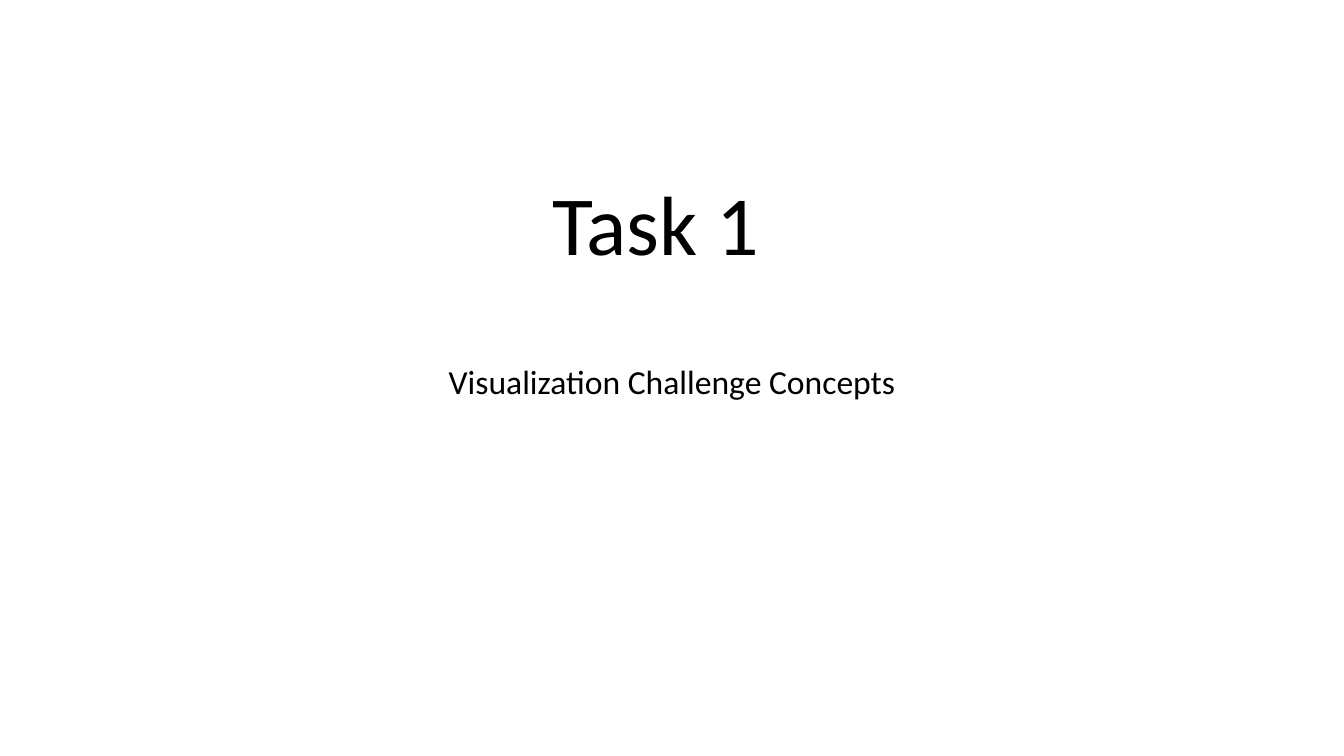
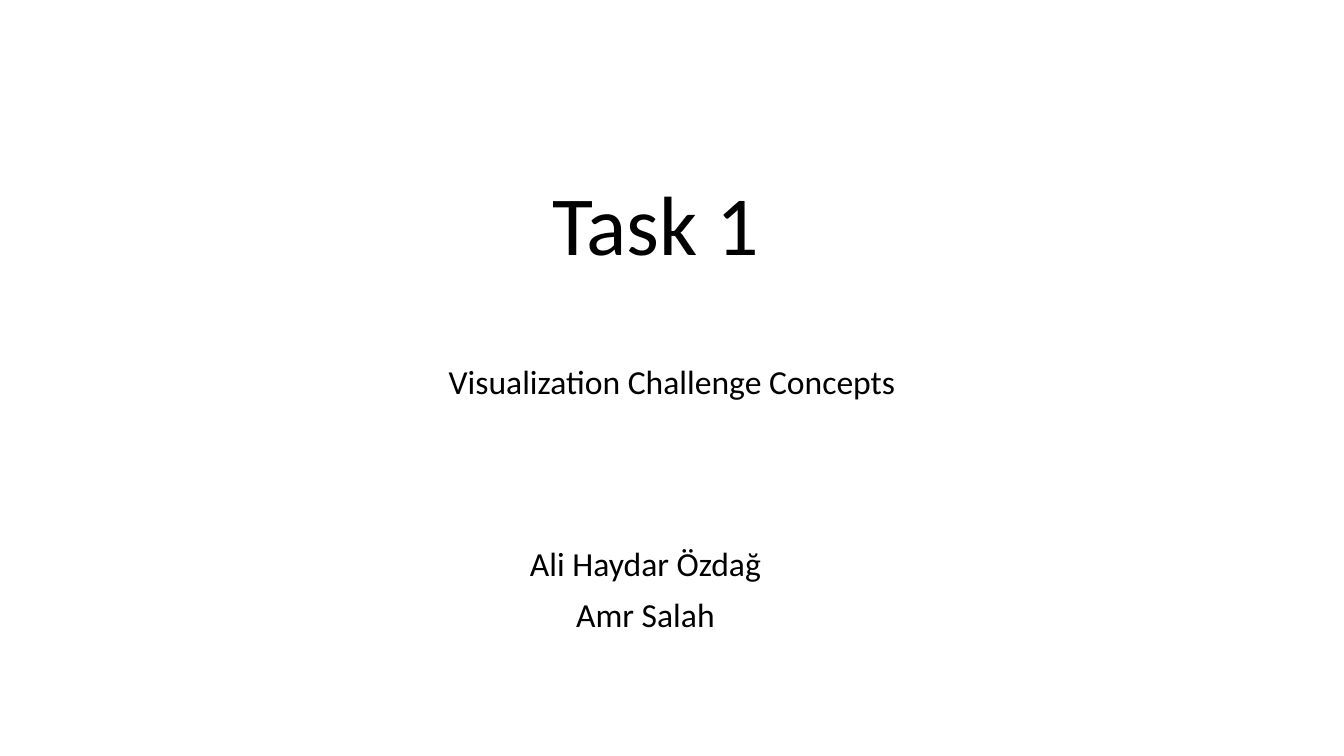
Before and after one commit to Amr0Salah/Data-Visualization, a slide deck: slide 1 of Slides/Task1.pptx. Drawn at 1344x756 pixels with LibreOffice and Linux fonts; fonts in the diff are those of the drawing. Boxes give left, top, right and bottom in pixels: in the first picture for what was removed or moved away, otherwise in the second. Text is boxed around its words. In the diff, an @@ line names an element or a change of style, - is before the commit and + after.

```diff
--- a/Slides/Task1.pptx
+++ b/Slides/Task1.pptx
@@ text added at (530, 549, 761, 628), 24 pt, text #000000 @@
+Ali Haydar Özdağ
+Amr Salah
```
Also in this commit, not shown: 4 other slides changed, 6 slides added, 1 slide removed, 5 other files.
